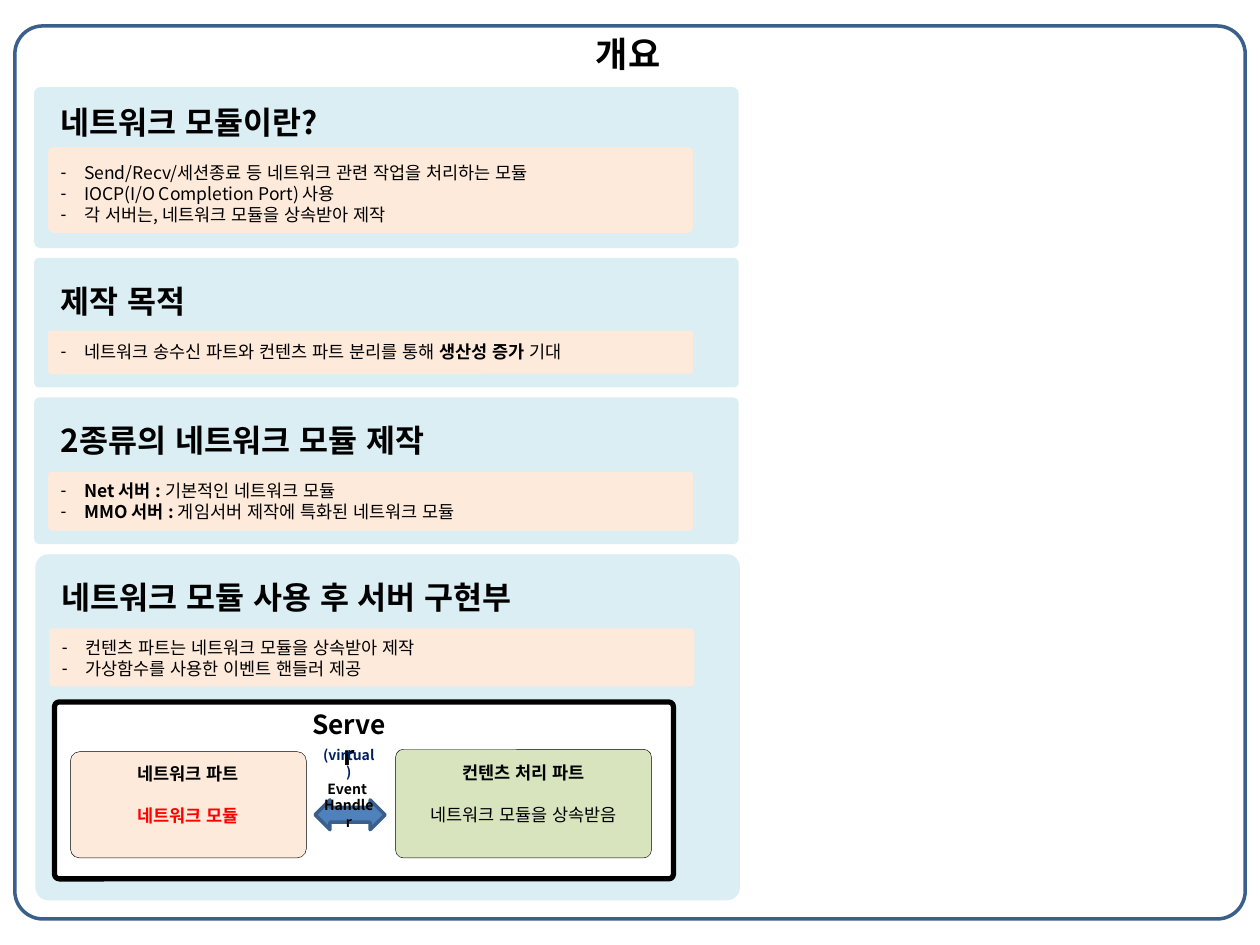
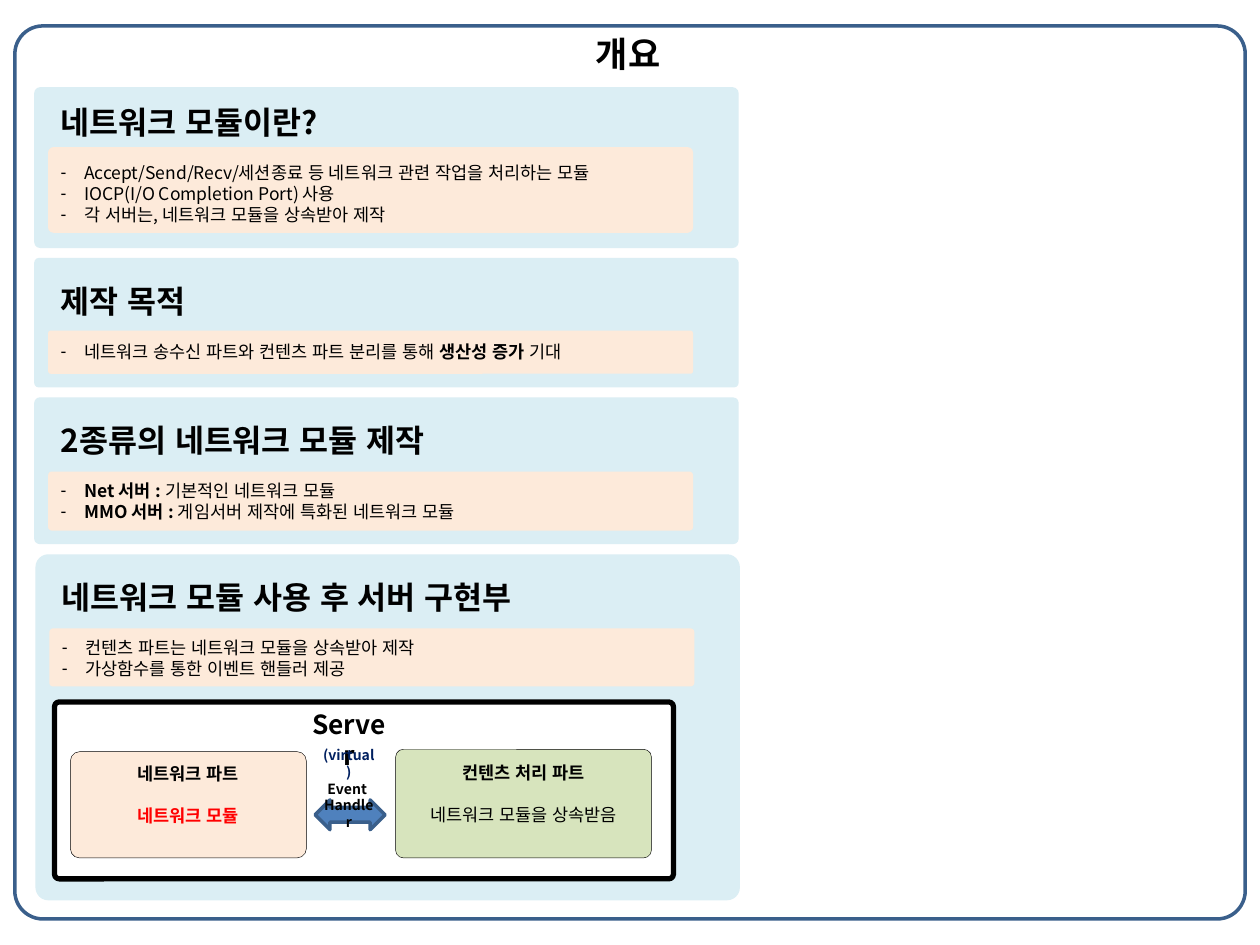
Before and after one commit to Buchen-Apple/MyCode, a slide deck: slide 8 of _포트폴리오/최종/포트폴리오_신버전_송진규.pptx. Drawn at 1260x945 pixels with LibreOffice and Linux fonts; fonts in the diff are those of the drawing. Boxes give left, top, right and bottom in pixels: in the first picture for what was removed or moved away, otherwise in the second. Text is boxed around its words. In the diff, an @@ line names an element or a change of style, - is before the commit and + after.

```diff
--- a/_포트폴리오/최종/포트폴리오_신버전_송진규.pptx
+++ b/_포트폴리오/최종/포트폴리오_신버전_송진규.pptx
@@ text at (84, 164, 589, 183): text changed @@
-– Send/Recv/세션종료 등 네트워크 관련 작업을 처리하는 모듈
+– Accept/Send/Recv/세션종료 등 네트워크 관련 작업을 처리하는 모듈
@@ text at (86, 660, 346, 677): text changed @@
-– 가상함수를 사용한 이벤트 핸들러 제공
+– 가상함수를 통한 이벤트 핸들러 제공
```
Also in this commit, not shown: 9 other slides changed, 3 slides added, 1 slide removed, 30 other files.
